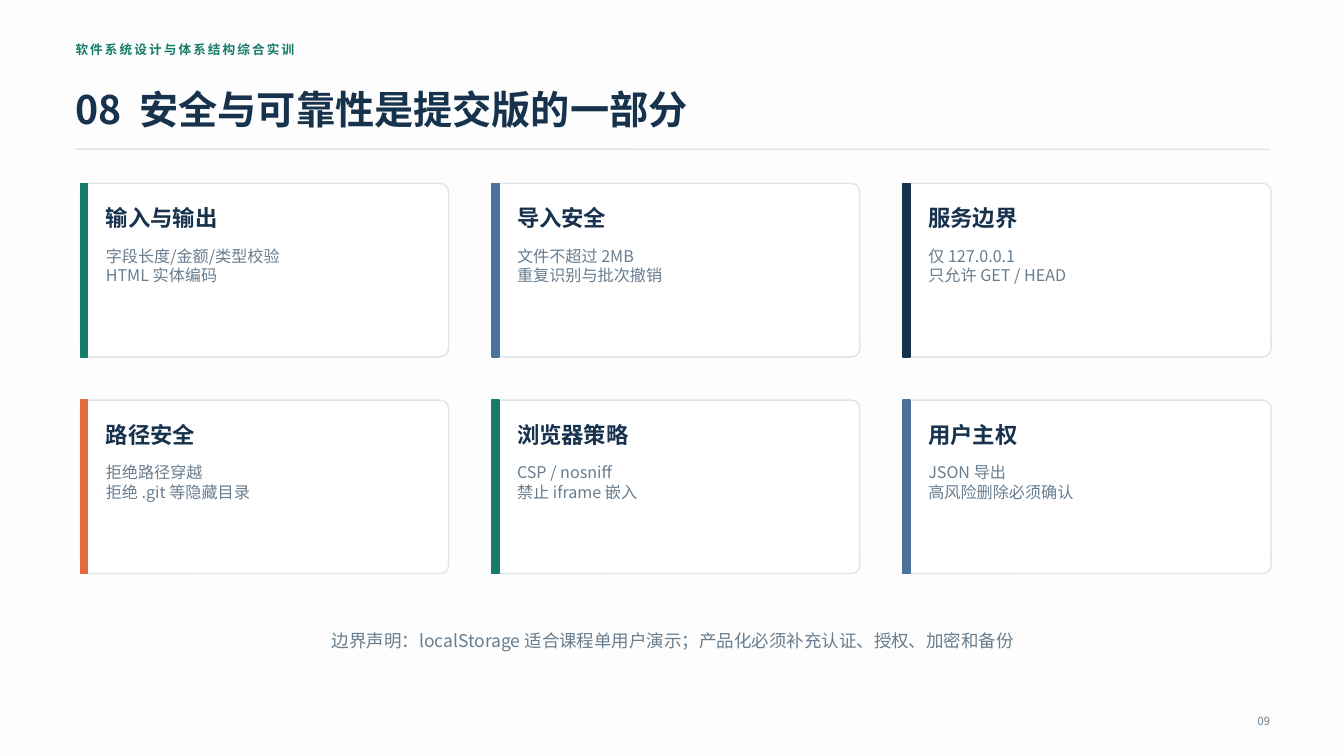
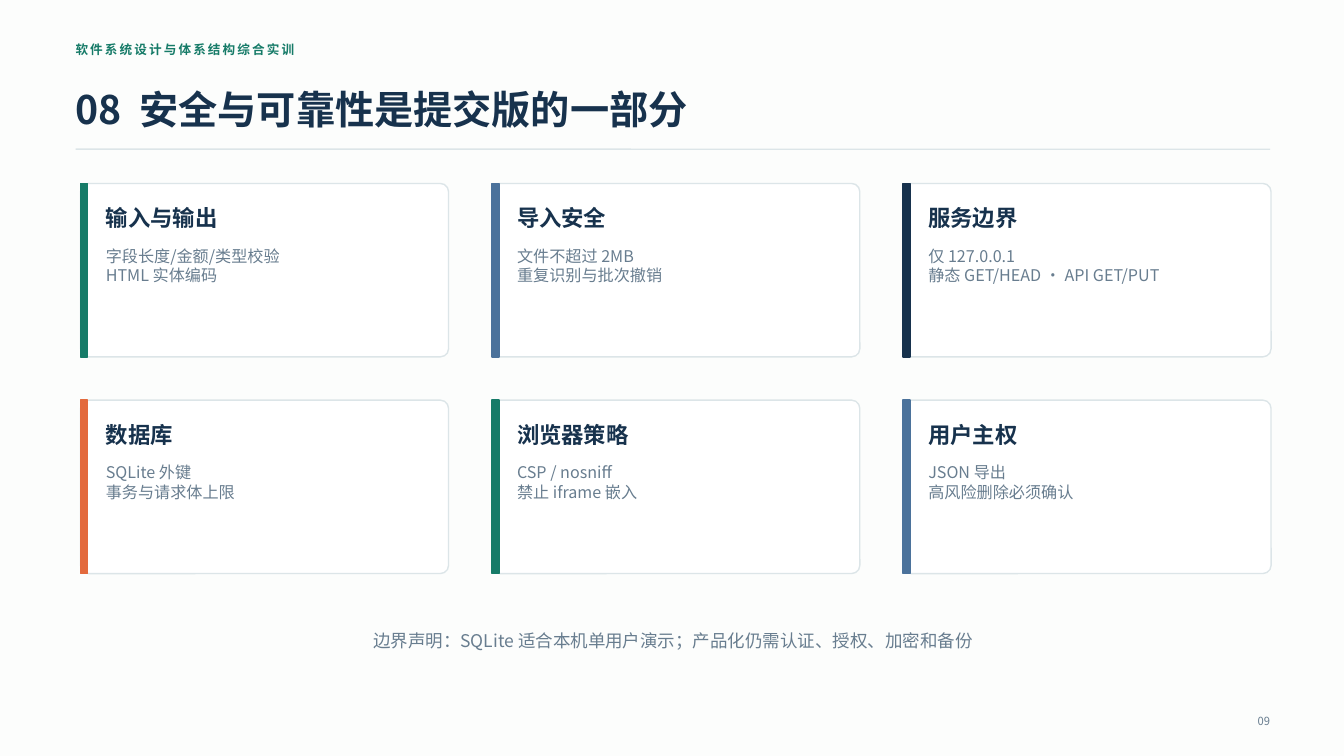
Before and after one commit to 0625jxx/yimu-finance-dashboard, a slide deck: slide 9 of deliverables/个人财务管理与可视化看板-答辩演示.pptx. Drawn at 1344x756 pixels with LibreOffice and Linux fonts; fonts in the diff are those of the drawing. Boxes give left, top, right and bottom in pixels: in the first picture for what was removed or moved away, otherwise in the second. Text is boxed around its words. In the diff, an @@ line names an element or a change of style, - is before the commit and + after.

```diff
--- a/deliverables/个人财务管理与可视化看板-答辩演示.pptx
+++ b/deliverables/个人财务管理与可视化看板-答辩演示.pptx
@@ text at [928, 267, 1159, 284]: text changed @@
-只允许 GET / HEAD
+静态 GET/HEAD · API GET/PUT
@@ text at [106, 424, 173, 445]: text changed @@
-路径安全
+数据库
@@ text at [106, 464, 235, 500]: text changed @@
-拒绝路径穿越
-拒绝 .git 等隐藏目录
+SQLite 外键
+事务与请求体上限
@@ text at [373, 632, 972, 650]: text changed @@
-边界声明：localStorage 适合课程单用户演示；产品化必须补充认证、授权、加密和备份
+边界声明：SQLite 适合本机单用户演示；产品化仍需认证、授权、加密和备份
```
Also in this commit, not shown: 4 other slides changed, 14 other files.
